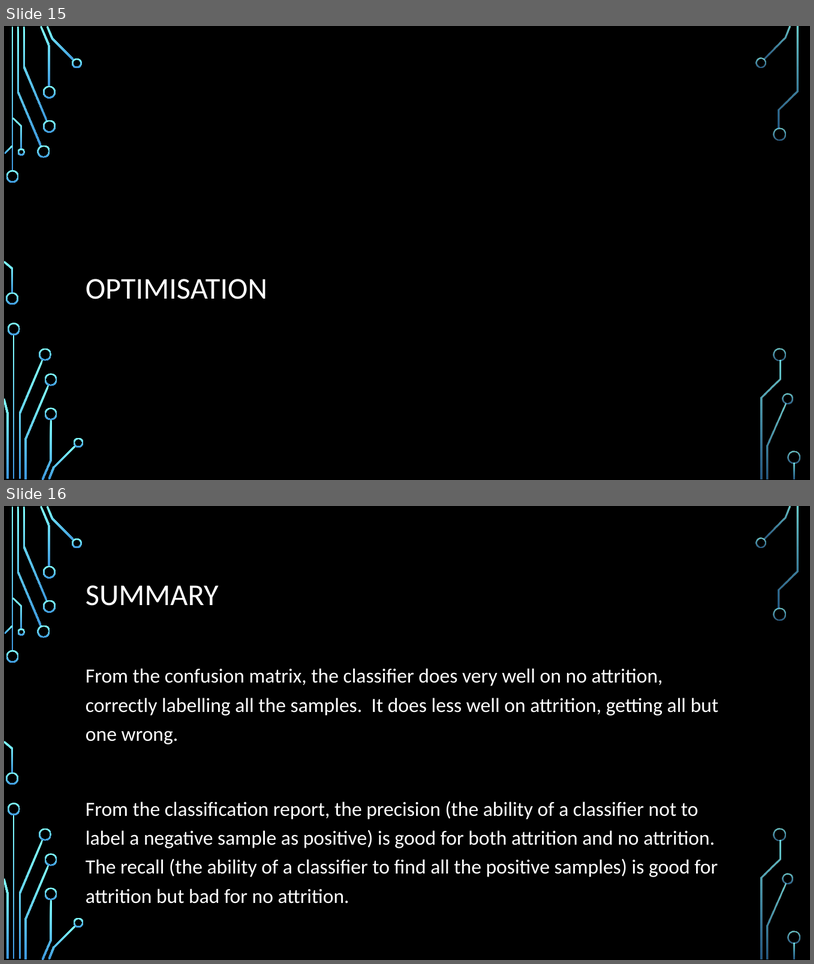
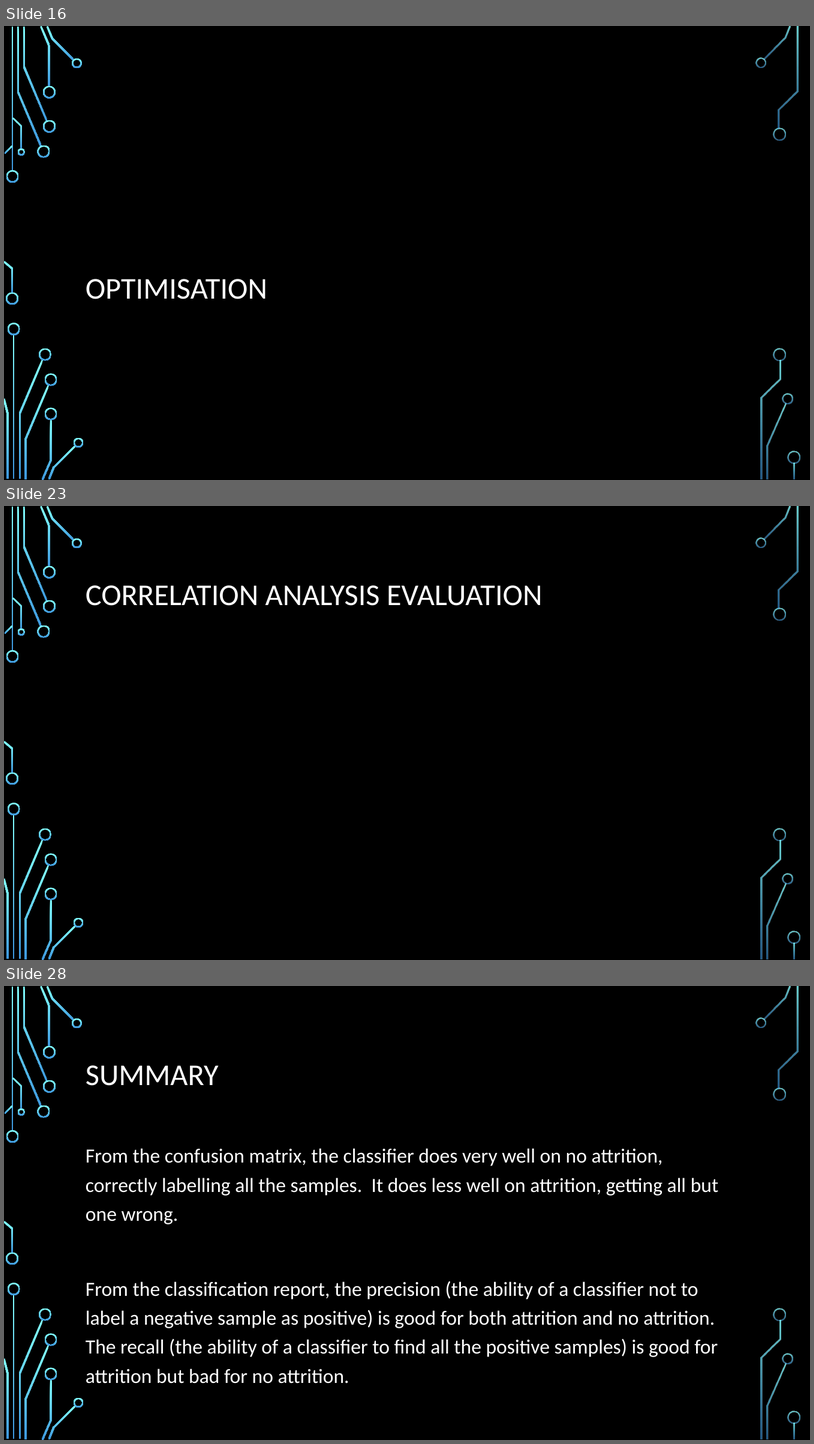
Before and after one commit to ddaniel2024/Project-4, a slide deck: Employee Attrition Prediction Presentation.pptx. Shown one above the other, each under a label of ours: slides 15 and 16 before the commit, slides 16, 23 and 28 after it; the slides between them are not shown. The pictures are 814x964 and 814x1444 pixels, drawn with LibreOffice and Linux fonts; fonts in the diff are those of the drawing; background and template pictures are left out. Boxes give left, top, right and bottom in pixels: in the first picture for what was removed or moved away, otherwise in the second. Text is boxed around its words. In the diff, an @@ line names an element or a change of style, - is before the commit and + after.

```diff
--- a/Employee Attrition Prediction Presentation.pptx
+++ b/Employee Attrition Prediction Presentation.pptx
@@ slide 23 added at (4, 506, 810, 960), background picture (left out); not listed: 36 template elements that a slide beside it also shows @@
@@ title added at (86, 585, 543, 606), 36 pt, text #FFFFFF @@
+CORRELATION ANALYSIS EVALUATION
@@ what was slide 15 is now slide 16 @@
@@ what was slide 16 is now slide 28 @@
```
Also in this commit, not shown: 1 slide changed, 12 other slides added, 1 slide removed, 1 other file.
